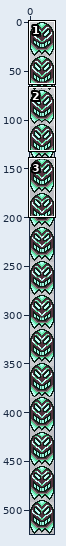
Two states of a sprite sheet, Content/Projectiles/PhantomStaffProjectile.png. The first picture is a wide view before the edit; the outline marks the close-up.
Close-up. Before the commit:
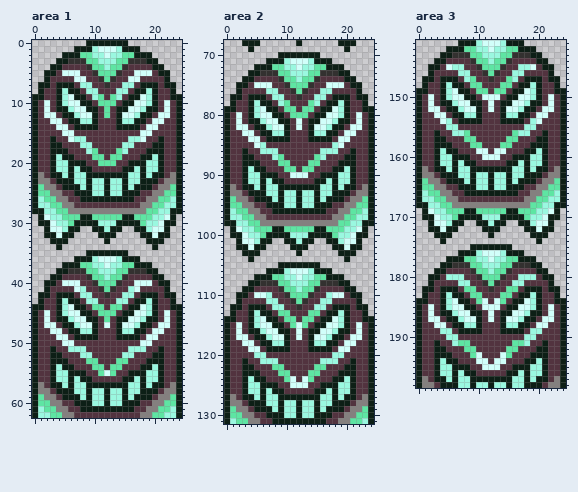
The file is 50x1050 pixels, drawn in blocks of 2x2; one block is one cell here. Shown: area 1: x 0..24, y 0..62; area 2: x 0..24, y 68..131; area 3: x 0..24, y 141..198. The commit also changed other parts of the picture, which this record leaves out.
And afterwards:
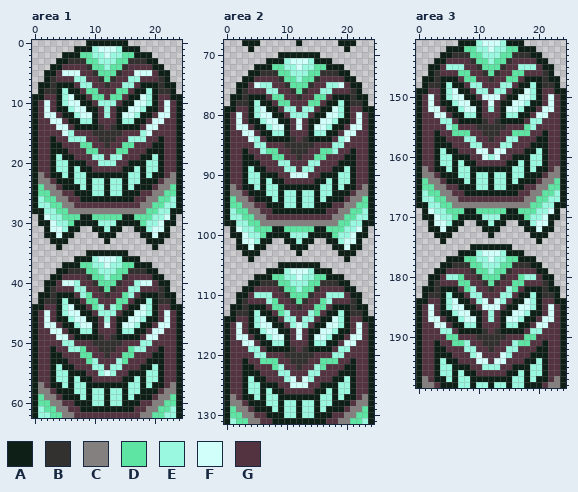
Palette (. is transparent): A #0d1f16  B #333130  C #84807f  D #5ee5a3  E #9af8e0  F #d1fffa  G #52333f
Difference:
Changed rows in their new state; - is an unchanged pixel.
Area 1:
first column x 2:
 6 -B---EE-------EE---B-
 7 -B-----------------B-
 8 BB-----DD---DD-----BB
 9 --------D---D--------
10 ---------EEE---------
11 ----------E----------
12 ----------E----------
14 ---------B-B---------
15 ----E---BBBBB---E----
16 ----E----BBB----E----
17 ------DD--B--DD------
18 -------D-----D-------
19 --------EE-EE--------
20 ---------EEE---------
first column x 2:
40 -----E---------E-----
41 -B---E---------E---B-
42 -B-----D-----D-----B-
43 BB-----DD---DD-----BB
44 ---------E-E---------
45 ---------EEE---------
46 ----------E----------
49 ---------B-B---------
50 ---EE---BBBBB---EE---
51 ------D--BBB--D------
52 ------DD--B--DD------
53 --------E---E--------
54 --------EE-EE--------
55 ---------E-E---------
Area 2:
first column x 2:
 75 ----EE---------EE----
 76 -B-----------------B-
 77 -B----DD-----DD----B-
 78 BB-----D-----D-----BB
 79 --------EE-EE--------
 80 ---------EEE---------
first column x 5:
 84 E-----B-B-----E
 85 E----BBBBB----E
 86 --DD--BBB--DD--
 87 ---D---B---D---
 88 ----EE---EE----
 89 -----EE-EE-----
first column x 2:
110 ---EE-----------EE---
111 -B----D-------D----B-
112 -B----DD-----DD----B-
113 BB------E---E------BB
114 --------EE-EE--------
115 ---------E-E---------
first column x 4:
119 EE-----B-B-----EE
120 ------BBBBB------
121 --DDD--BBB--DDD--
122 -----E--B--E-----
123 -----EE---EE-----
124 ------E---E------
Area 3:
first column x 2:
145 ---E-------------E---
146 -B---DD-------DD---B-
147 -B----D-------D----B-
148 BB-----EE---EE-----BB
149 --------EE-EE--------
152 ----------E----------
154 --E------B-B------E--
155 ----D---BBBBB---D----
156 ----DD---BBB---DD----
157 ------EE--B--EE------
158 -------EE---EE-------
160 ----------E----------
first column x 2:
180 -----D---------D-----
181 -B---DD-------DD---B-
182 -B-----E-----E-----B-
183 BB-----EE---EE-----BB
184 --------E---E--------
186 ----------E----------
187 ----------E----------
189 ---------B-B---------
190 ---DD---BBBBB---DD---
191 ----D-E--BBB--E-D----
192 ------EE--B--EE------
193 -------E-----E-------
195 ---------EEE---------
